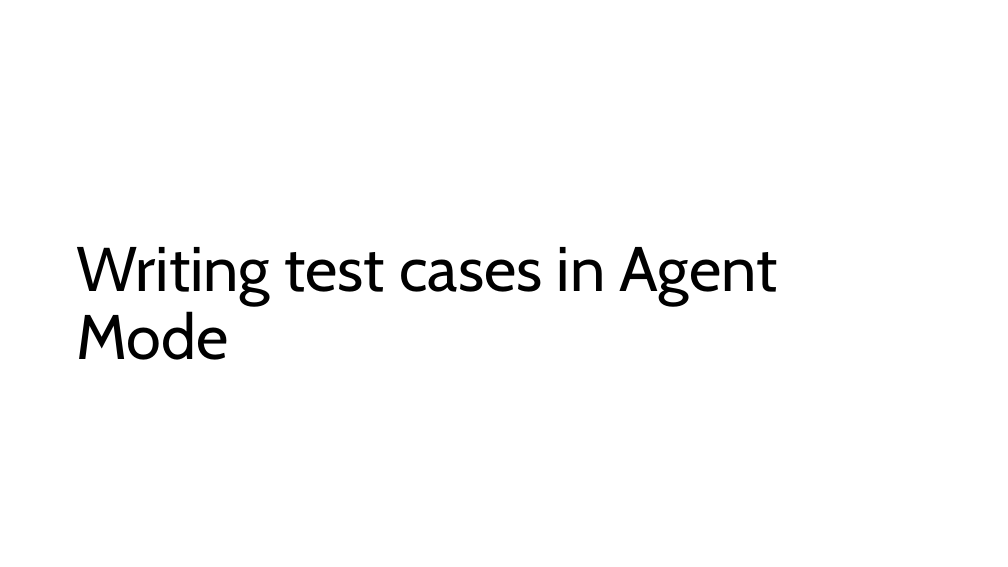
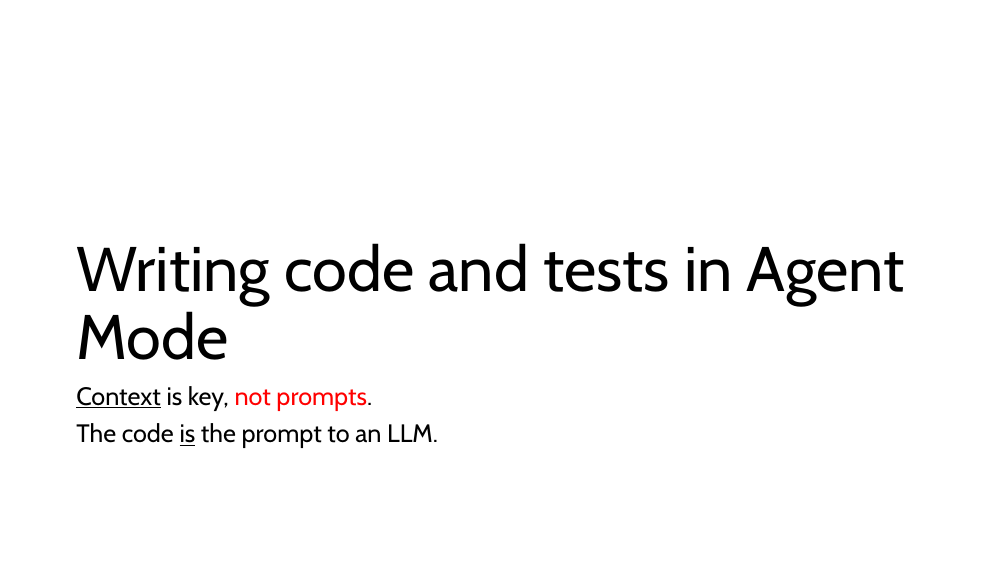
Before and after one commit to RHIT-southfej/csse290-ai, a slide deck: slide 17 of ClassMaterials/Week5/Agent Mode.pptx (slide 15 before the commit). Drawn at 1008x567 pixels with LibreOffice and Linux fonts; fonts in the diff are those of the drawing. Boxes give left, top, right and bottom in pixels: in the first picture for what was removed or moved away, otherwise in the second. Text is boxed around its words. In the diff, an @@ line names an element or a change of style, - is before the commit and + after.

```diff
--- a/ClassMaterials/Week5/Agent Mode.pptx
+++ b/ClassMaterials/Week5/Agent Mode.pptx
@@ title at bbox=[76, 243, 905, 360]: text changed @@
-Writing test cases in Agent Mode
+Writing code and tests in Agent Mode
@@ text added at bbox=[76, 386, 438, 448], 24 pt, text #000000 @@
+Context is key, not prompts.
+The code is the prompt to an LLM.
```
Also in this commit, not shown: 10 other slides changed, 3 slides added.
